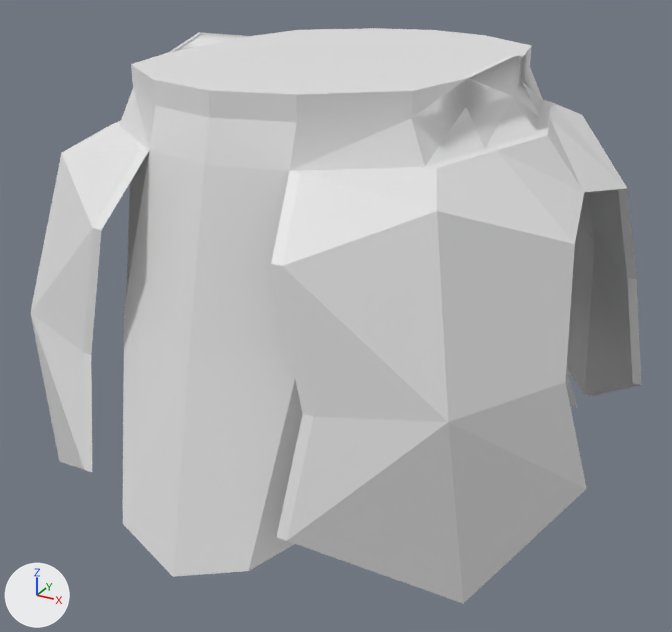
What one commit did to the OBJ model Resources/Boss_Waist/Boss_Waist.obj.
Before and after are seen from a 50 mm lens placed at (4.47, -8.28, 3.08), pointed at (0.08, -0.29, -0.92). The axes (+X, +Y, +Z) are drawn at lower left. The lights are the same throughout. Where no turn or scale is listed for an object, it has been applied to the vertices.

In view in the first picture: '立方体.008'.
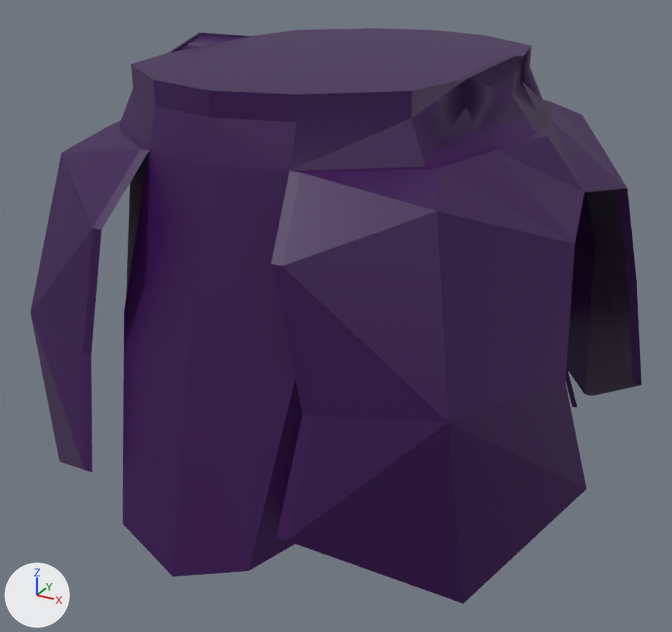
Edits to the scene script, one JSON object a line:
```json
{"op": "add", "block": "img_waisttex_png", "code": ["img_waisttex_png = load_image('WaistTex.png', 'WaistTex.png', 1024, 1024, 'sRGB')"]}
{"op": "add", "block": "mat_マテリアル", "code": ["mat_マテリアル = principled_material('マテリアル')", "mat_マテリアル.texture = img_waisttex_png"]}
{"block": "me_立方体_008", "where": "me_立方体_008.from_pydata(...)  # 262 vertices, 522 faces; spans x -3.04..3.07, y -3.16..3.14, z -2.48..1.86"}
{"op": "add", "block": "me_立方体_008", "code": "me_立方体_008.materials.append(mat_マテリアル)  # picture img_waisttex_png"}
```

Changed parts and their boxes [x1, y1, x2, y2] in the pictures (672 x 632 px):
```json
{"object": "立方体.008", "change": "recoloured", "before": [30, 28, 642, 604], "after": [30, 28, 642, 604], "on screen": "grey to purple"}
```
